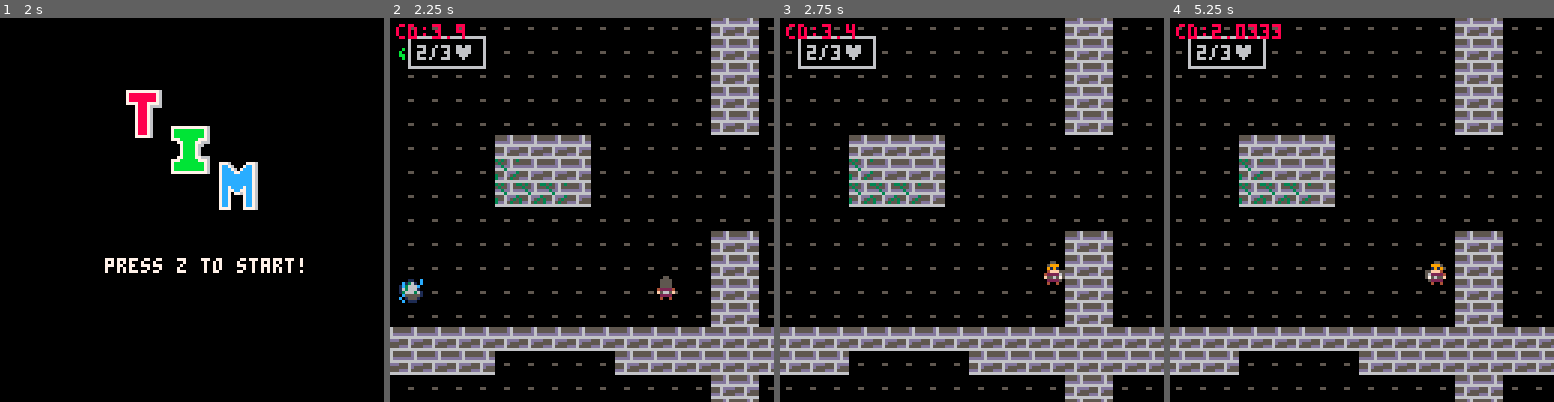
Above: before the commit, frames 1-4 (left to right).
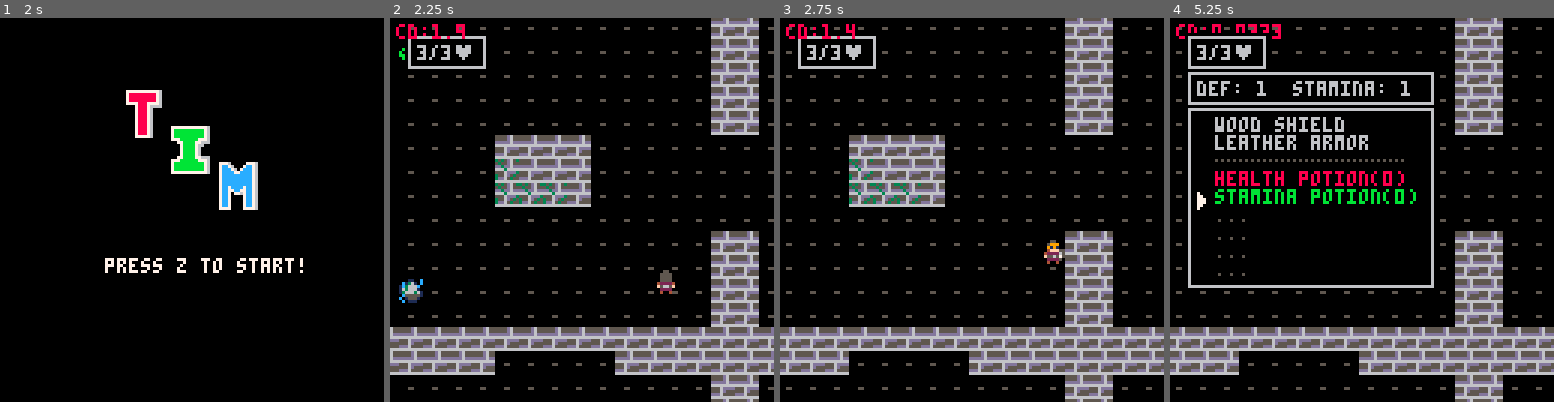
Above: after the commit, the same moments.

Repository: JestMiggles/CS477-TIM
Game: PICO-8 cartridge mytim.p8
Same seed, same stepped clock (60 frames per second), same inputs: the game is played once before the commit and once after it.
Inputs:
- Up to frame 1 (2 s): tap X (X key) at 0.33, 1.07, 1.85 s; tap O (Z key) at 0.7, 1.7 s; hold Right from 1.6 s (still down)
- Up to frame 2 (2.25 s): release Right at 2.1 s; tap O (Z key) at 2.1 s; hold Up from 2.15 s (still down)
- Up to frame 3 (2.75 s): release Up at 2.42 s; hold Right from 2.47 s (still down); tap O (Z key) at 2.5 s
- Up to frame 4 (5.25 s): tap O (Z key) every 0.4 s from 2.9 to 4.9 s; tap X (X key) at 2.97, 4.08, 5.2 s; release Right at 3.03 s; hold Left 3.08-3.58 s; hold Down 3.63-3.97 s; hold Right 4.02-4.68 s; hold Up 4.73-5.03 s; hold Left from 5.08 s (still down)

Frame 1 is identical in both runs. In frame 2, 0.3% of the frame differs, in the area x 7-75%, y 1-74%; in frame 3, 0.5%; in frame 4, 11%, in the area x 4-72%, y 2-71%.

Commit message:
Update mytim.p8

Diff:
--- a/mytim.p8
+++ b/mytim.p8
@@ -15,17 +15,18 @@
   if state == "start" then
     update_start()
   elseif state == "game" then
+    dmg = 0
     update_game()
     updateparts()
     update_pickups()
+    pl_dmg()
     portal_collision()
+  elseif state == "inv" then
+  	 update_inv()
   elseif state == "travel" then
     update_travel()
   elseif state == "over" then
     game_over()
-  elseif state == "inv" then
-    drawind()
-  	 update_inv()
   end
 
 
@@ -38,6 +39,8 @@
     draw_map()
     draw_player()
     draw_pickups()
+  elseif state == "inv" then
+    drawind()
   elseif state == "travel" then
     draw_map()
     draw_player()
@@ -78,10 +81,10 @@
   eqp[2] = "stamina potion"
   hpp = 0
   spp = 0
-  hp = 2
   hpmax = 3
   sp = 2
   spmin = 0
+  iframe = 0
   itm_name={"broad sword","leather armor","red potion"}
 
   wind={}
@@ -90,7 +93,7 @@
 
   camdash = pl.dash+3
 
-  hpwind=addwind(5,5,28,13,{hp.."/"..hpmax.."♥"})
+  hpwind=addwind(5,5,28,13,{pl.hp.."/"..hpmax.."♥"})
 
   part={}
 
@@ -111,8 +114,8 @@
   gridx = 0
   gridy = 0
 
-  speed = 1.5
-  cooldown = 120
+  speed = 2
+  cooldown = 60
 
   cx = 0
   cy = 0
@@ -175,7 +178,7 @@
 
 function game_over()
   cls()
-  print("you are dead",60,60,8)
+  print("you are dead",40,60,8)
 end
 
 function update_inv()
@@ -190,6 +193,45 @@
  end
 end
 
+function mob_dmg()
+
+   if(dmg == 0) then
+    px = pl.x + cx
+    py = pl.y + cy
+
+    for m in all(mob) do
+      if mobcollide(
+         px, py, pl.w, pl.h,
+         m.x*8,m.y*8,8 ,8) then
+        m.hp -= 1
+        dmg = 1
+        if(m.hp <= 0) then
+          del(mob,m)
+        end
+      end
+    end
+   end
+
+end
+
+function pl_dmg()
+  if(iframe <= 0) then
+    px = pl.x + cx
+    py = pl.y + cy
+
+    for m in all(mob) do
+      if mobcollide(
+         px, py, pl.w, pl.h,
+         m.x*8,m.y*8,8 ,8) then
+        pl.hp -= 1
+        addwind(5,5,28,13,{pl.hp.."/"..hpmax.."♥"})
+        iframe = 32
+      end
+    end
+   else
+     iframe -= 1
+   end
+end
 -->8
 -- collision and draw
 function draw_map()
@@ -373,6 +415,20 @@
   end
 end
 
+function mobcollide(
+              x1, y1, w1, h1,
+              x2, y2, w2, h2)
+
+  if x1 < x2 + w2 and
+     x1 + w1 > x2 and
+     y1 < y2 + h2 and
+     y1 + h1 > y2 then
+   return true
+  end
+
+  return false
+end
+
 -->8
 -- pickups
 function init_pickups()
@@ -411,7 +467,7 @@
 function draw_pickups()
   camera(cx,cy)
   for p in all(pu) do
-    spr(p.s,p.x*8,p.y*8)
+    spr(p.s,p.x8,p.y8)
   end
   camera(0,0)
   drawind()
@@ -428,22 +484,24 @@
    return true
   end
 
- return false
+  return false
 end
 -->8
 -- mobs
 function addmob(typ,mobx,moby)
   local m = {
-    x = mobx,
-    y = moby,
-    hp = mob_hp[typ],
-    homax = mob_hp[typ],
+    x  = mobx,
+    y  = moby,
+    hp = 1,
+    //homax = mob_hp[typ],
     atk = mob_atk[typ],
     ani = {17,18,19,20}
   }
   local s = {
     x = mobx,
     y = moby,
+    hp = 2,
+    atk = 2,
     ani = {33,34,35,36}
   }
   if typ == 0 then
@@ -466,9 +524,7 @@
 function mobwalk(mob,dx,dy)
   mob.x += dx
   mob.y += dy
-
-end
-
+end
 -->8
 -- player & cam movement
 function move_player()
@@ -477,8 +533,10 @@
   if (btn(➡️) and btn(⬆️)) then
     if (btn(🅾️) and pl.delay == 0) then
      pl.delay = cooldown
+     iframe = 32
      for dashx = pl.x,pl.x+pl.dash do
       for dashy = pl.y,pl.y-pl.dash,-1 do
+       mob_dmg()
        if not map_collide(dashx,dashy,pl.w,pl.h) then
          pl.x = dashx
          pl.y = dashy
@@ -494,8 +552,10 @@
   if (btn(⬅️) and btn(⬆️)) then
     if (btn(🅾️) and pl.delay == 0) then
      pl.delay = cooldown
+     iframe = 32
      for dashx = pl.x,pl.x-pl.dash,-1 do
       for dashy = pl.y,pl.y-pl.dash,-1 do
+       mob_dmg()
        if not map_collide(dashx,dashy,pl.w,pl.h) then
          pl.x = dashx
          pl.y = dashy
@@ -511,8 +571,10 @@
   if (btn(➡️) and btn(⬇️)) then
     if (btn(🅾️) and pl.delay == 0) then
      pl.delay = cooldown
+     iframe = 32
      for dashx = pl.x,pl.x+pl.dash do
       for dashy = pl.y,pl.y+pl.dash do
+       mob_dmg()
        if not map_collide(dashx,dashy,pl.w,pl.h) then
          pl.x = dashx
          pl.y = dashy
@@ -528,8 +590,10 @@
   if (btn(⬅️) and btn(⬇️)) then
     if (btn(🅾️) and pl.delay == 0) then
      pl.delay = cooldown
+     iframe = 32
      for dashx = pl.x,pl.x-pl.dash,-1 do
       for dashy = pl.y,pl.y+pl.dash do
+       mob_dmg()
        if not map_collide(dashx,dashy,pl.w,pl.h) then
          pl.x = dashx
          pl.y = dashy
@@ -555,7 +619,9 @@
     if (btn(🅾️) and pl.delay == 0)
     then
       pl.delay = cooldown
+      iframe = 32
       for dashx = pl.x,pl.x+pl.dash do
+        mob_dmg()
         if not map_collide(dashx,pl.y,pl.w,pl.h) then
           pl.x = dashx
           spawntrail(pl.x-2,pl.y+4)
@@ -576,7 +642,9 @@
     if (btn(🅾️) and pl.delay == 0)
     then
       pl.delay = cooldown
+      iframe = 32
       for dashx = pl.x,pl.x-pl.dash,-1 do
+       mob_dmg()
        if not map_collide(dashx,pl.y,pl.w,pl.h) then
          pl.x = dashx
          spawntrail(pl.x+2,pl.y+4)
@@ -598,7 +666,9 @@
     if (btn(🅾️) and pl.delay == 0)
     then
       pl.delay = cooldown
+      iframe = 32
       for dashy = pl.y,pl.y-pl.dash,-1 do
+       mob_dmg()
        if not map_collide(pl.x,dashy,pl.w,pl.h) then
          pl.y = dashy
          spawntrail(pl.x+4,pl.y+2)
@@ -618,7 +688,9 @@
     if (btn(🅾️) and pl.delay == 0)
     then
       pl.delay = cooldown
+      iframe = 32
       for dashy = pl.y,pl.y+pl.dash do
+        mob_dmg()
         if not map_collide(pl.x,dashy,pl.w,pl.h) then
           pl.y = dashy
           spawntrail(pl.x+4,pl.y-2)
@@ -627,7 +699,7 @@
     end
   end
 
-  pl.delay = max(0,pl.delay-1)
+  pl.delay = max(0, pl.delay-1)
 
   --inventory
   if(timer <= 0) then
@@ -971,14 +1043,14 @@
  state="inv"
  txt,col={},{}
  _upd=update_inv
- eqt="[shield]"
- add(col,5)
+ eqt="wood shield"
+ add(col,6)
  add(txt,eqt)
- eqt="[armor]"
- add(col,5)
+ eqt="leather armor"
+ add(col,6)
  add(txt,eqt)
  add(txt,"……………………")
- add(col,6)
+ add(col,5)
  --add potion stuff
  add(txt,"health potion("..hpp..")")
  add(col,8)
@@ -1012,10 +1084,10 @@
  elseif btnp(4) and
         wnd.cur == 4 and
         hpp > 0 and
-        hp < hpmax then
+        pl.hp < hpmax then
   hpp -= 1
-  hp  += 1
-  addwind(5,5,28,13,{hp.."/"..hpmax.."♥"})
+  pl.hp  += 1
+  addwind(5,5,28,13,{pl.hp.."/"..hpmax.."♥"})
   txt[4] = "health potion("..hpp..")"
  elseif btnp(4) and
         wnd.cur == 5 and
